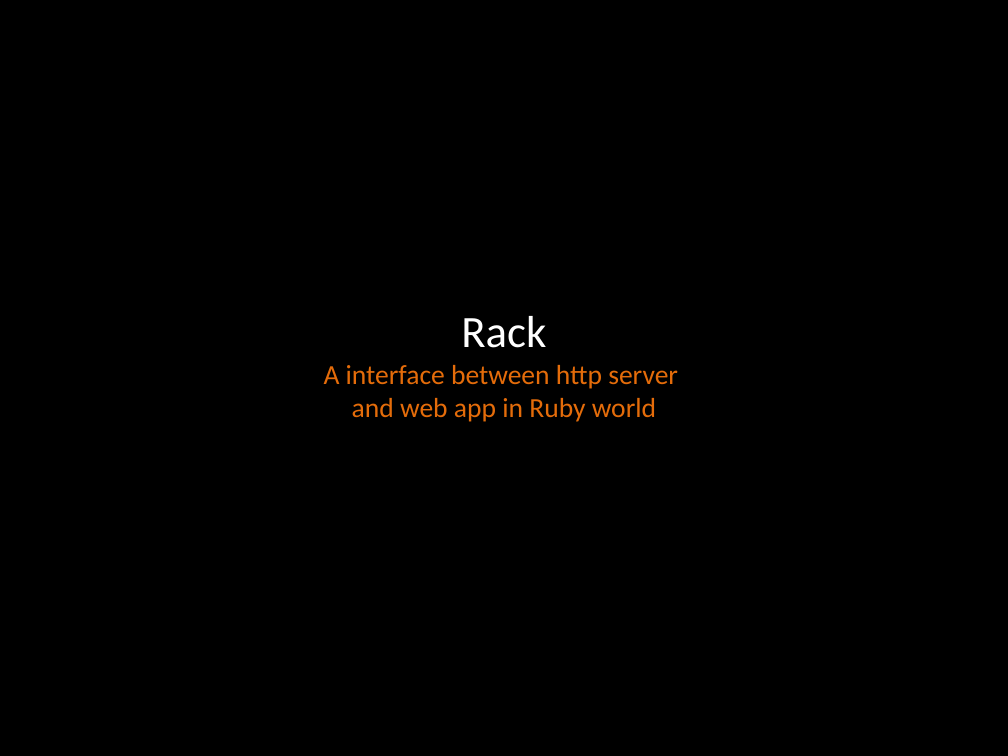
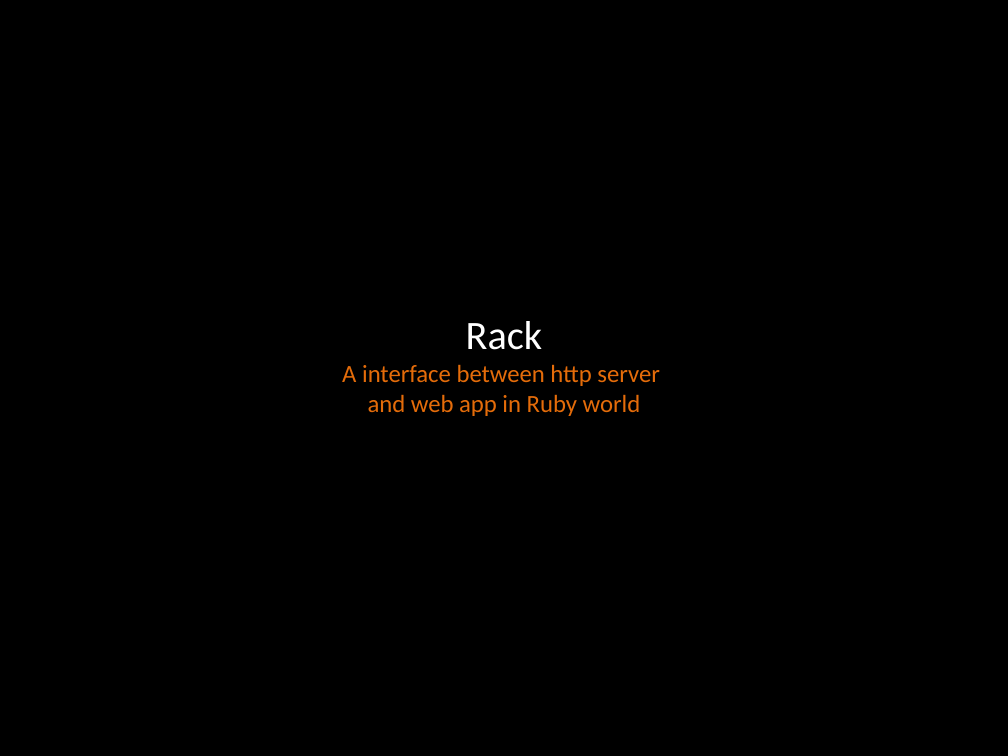
Before and after one commit to micusic/rack2sinatra, a slide deck: slide 12 of From Rack to Sinatra.pptx (slide 13 before the commit). Drawn at 1008x756 pixels with LibreOffice and Linux fonts; fonts in the diff are those of the drawing. Boxes give left, top, right and bottom in pixels: in the first picture for what was removed or moved away, otherwise in the second. Text is boxed around its words. In the diff, an @@ line names an element or a change of style, - is before the commit and + after.

```diff
--- a/From Rack to Sinatra.pptx
+++ b/From Rack to Sinatra.pptx
@@ title "Rack A interface between http ..." at bbox=[342, 321, 660, 416]: size 32 to 28.8 pt in "Rack"; size 19.7 to 17.7 pt @@
```
Also in this commit, not shown: 2 other slides changed, 1 slide removed.
